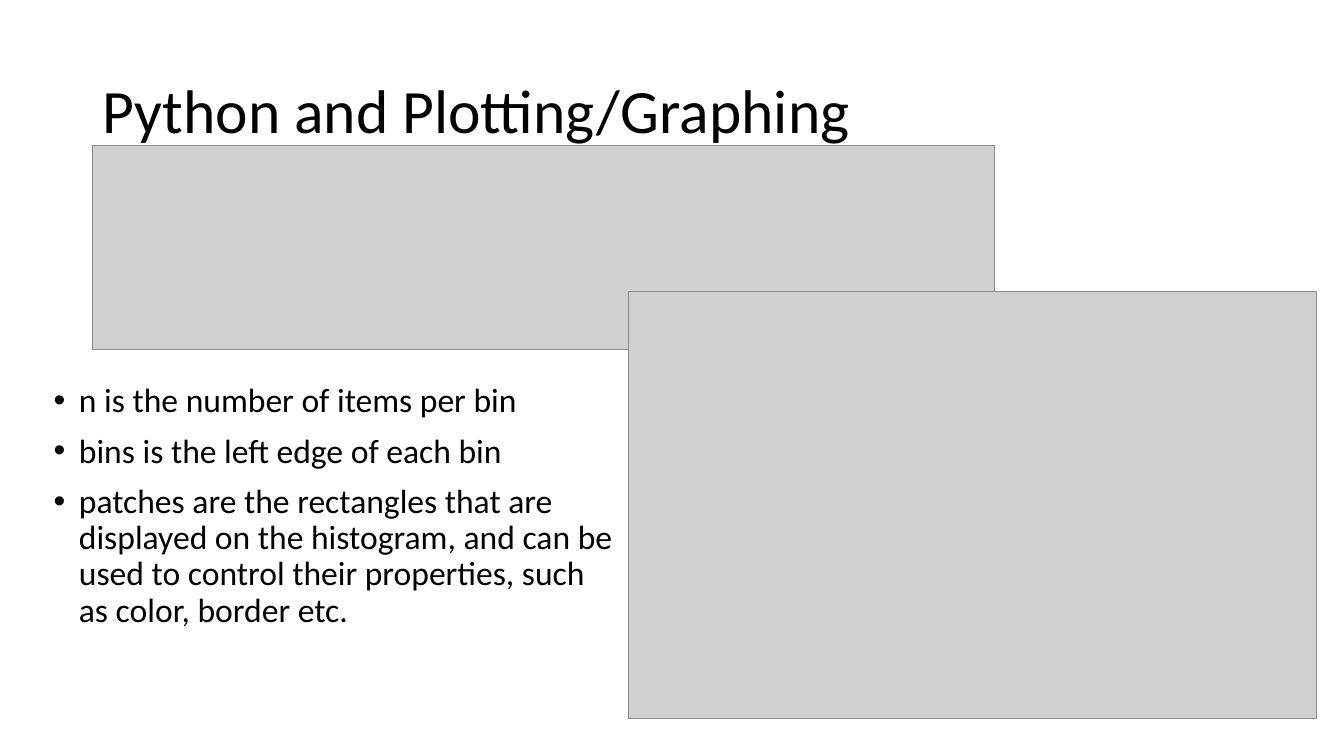
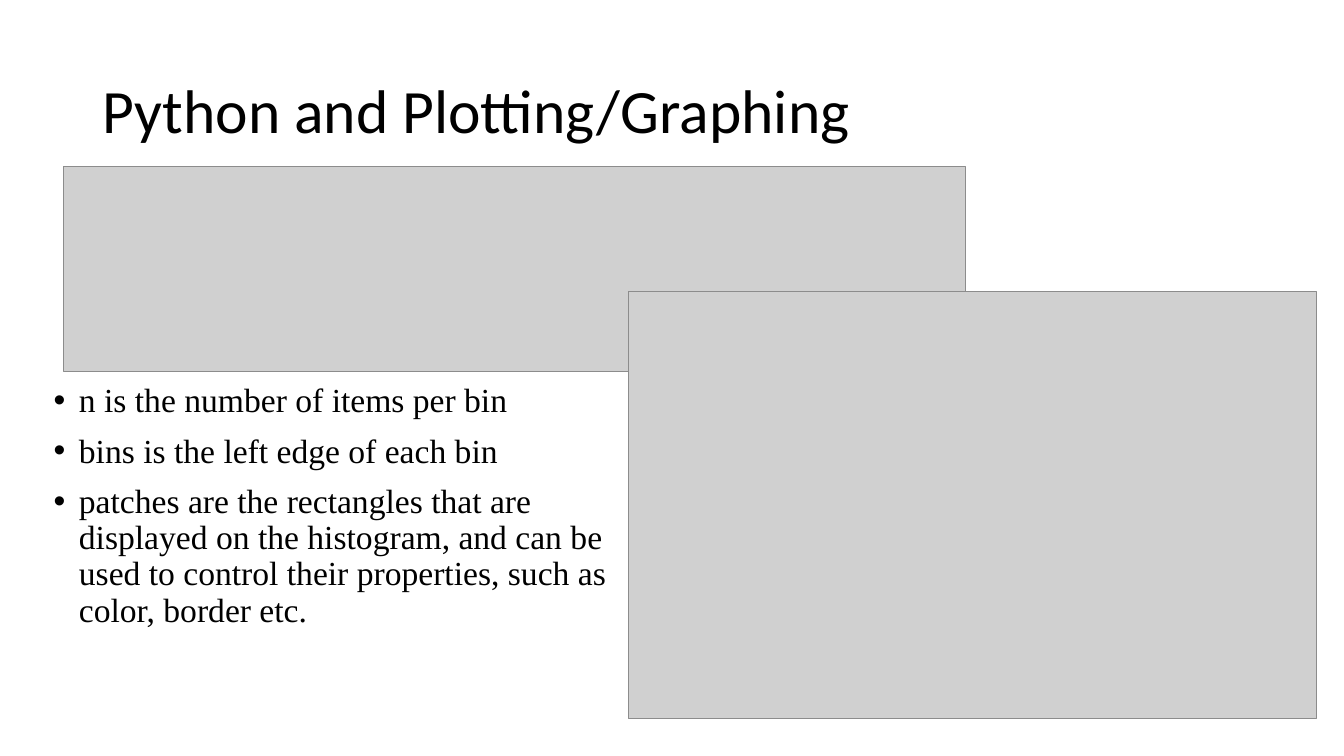
Before and after one commit to ndeshpa/Bootcamp, a slide deck: slide 8 of Lab/DataVisualization/PythonLabPlots.pptx. Drawn at 1344x756 pixels with LibreOffice and Linux fonts; fonts in the diff are those of the drawing; grey boxes stand for pictures. Boxes give left, top, right and bottom in pixels: in the first picture for what was removed or moved away, otherwise in the second. Text is boxed around its words. In the diff, an @@ line names an element or a change of style, - is before the commit and + after.

Commit message:
Formatting changes

```diff
--- a/Lab/DataVisualization/PythonLabPlots.pptx
+++ b/Lab/DataVisualization/PythonLabPlots.pptx
@@ picture: place and size @@
-picture at box(93, 145, 995, 350)
+picture at box(64, 166, 966, 371)
@@ text "n is the number of ..." at box(79, 388, 606, 627): font Calibri to Times New Roman @@
```
Also in this commit, not shown: 9 other slides changed.
